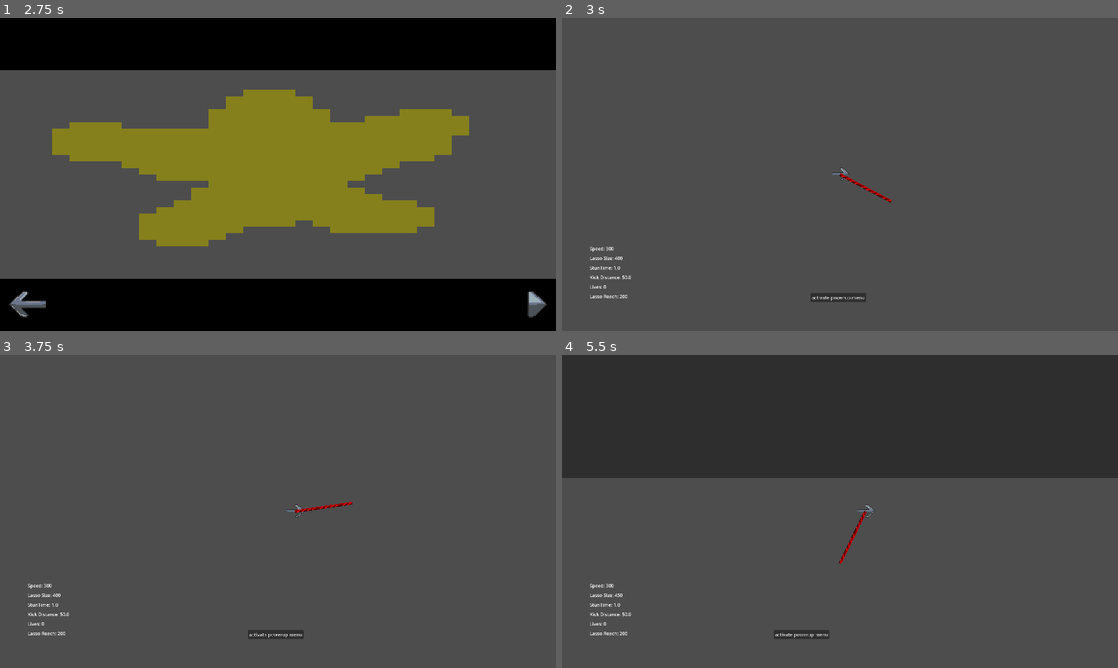
Above: before the commit, frames 1-4 (two rows, left to right).
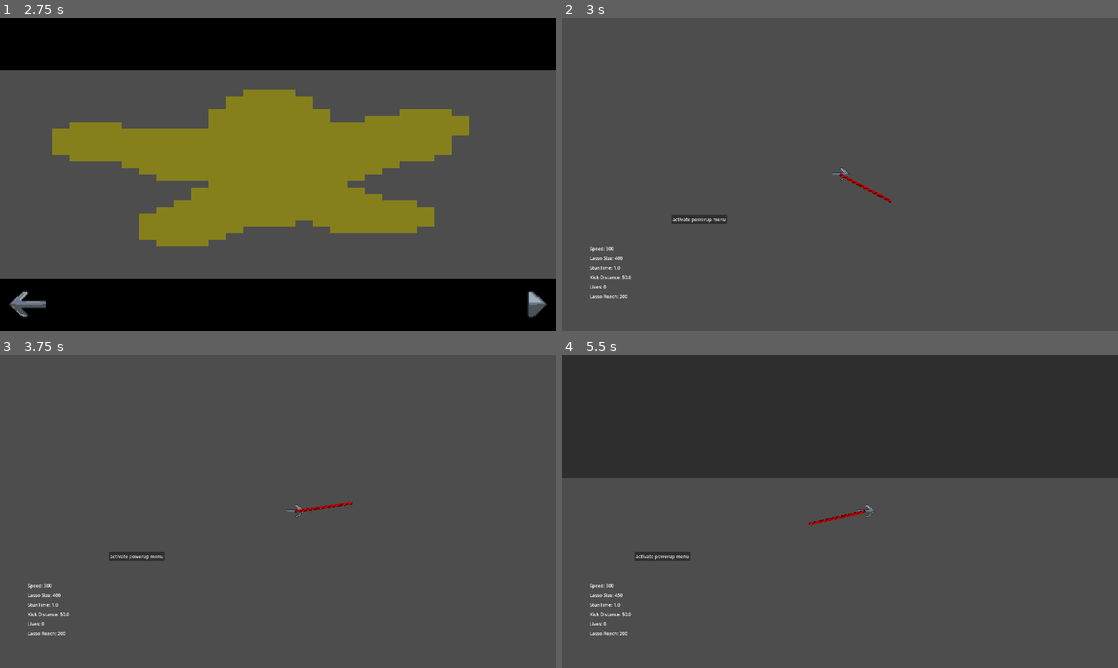
Above: after the commit, the same moments.

Repository: kinghos/GMTK-Game-Jam-2025
Game: Godot game, scene res://scenes/ui/title_screen.tscn
Same seed, same stepped clock (60 frames per second), same inputs: the game is played once before the commit and once after it.
Inputs (mouse positions are in pixels of both pictures, inside the frame that each line leads up to):
- Up to frame 1 (2.75 s): click "PLAY" at 0.5 s; click (528, 305) at 1.25 s; click (528, 305) at 2 s
- Up to frame 2 (3 s): click (1095, 309) at 2.75 s
- Up to frame 3 (3.75 s): tap Enter at 3.5 s; move the mouse to (400, 495) at 3.52 s; hold Right (Right) from 3.53 s (still down); hold Space (Kick) from 3.53 s (still down); click (400, 495) at 3.67 s
- Up to frame 4 (5.5 s): release Right (Right) at 4.25 s; release Space (Kick) at 4.25 s; click "activate powerup menu" at 4.25 s; click "LassoSize" at 5 s

Frame 1 is identical in both runs. In frame 2, 0.5% of the frame differs, in the area x 19-55%, y 62-91%; in frame 3, 0.5%; in frame 4, 0.7%, in the area x 13-55%, y 49-91%.

Commit message:
tileset + base level changes

Diff:
--- a/scenes/levels/base_level.tscn
+++ b/scenes/levels/base_level.tscn
@@ -1,30 +1,159 @@
-[gd_scene load_steps=9 format=3 uid="uid://dow5jdyygni3s"]
+[gd_scene load_steps=11 format=3 uid="uid://dow5jdyygni3s"]
 
 [ext_resource type="Script" uid="uid://bmvevy34gpj8u" path="res://scenes/level.gd" id="1_earhg"]
-[ext_resource type="Texture2D" uid="uid://dv4dd8ca7qfdr" path="res://assets/graphics/sprites/floor.png" id="2_u6ue0"]
+[ext_resource type="Texture2D" uid="uid://d2brulbka1pa" path="res://assets/graphics/sprites/tileset.png" id="2_3rriw"]
 [ext_resource type="PackedScene" uid="uid://byg6xjjjpdp1o" path="res://scenes/ui/game_ui.tscn" id="3_fal5o"]
-[ext_resource type="PackedScene" uid="uid://c2d3oaak7o717" path="res://scenes/ui/pause_menu.tscn" id="4_b0lsh"]
+[ext_resource type="PackedScene" path="res://scenes/ui/pause_menu.tscn" id="4_b0lsh"]
 [ext_resource type="PackedScene" uid="uid://dtxp55d6fo5rt" path="res://scenes/Player.tscn" id="5_3rj88"]
 [ext_resource type="PackedScene" uid="uid://k3vx7abiijuu" path="res://scenes/lasso.tscn" id="6_klwti"]
 
-[sub_resource type="TileSetAtlasSource" id="TileSetAtlasSource_8c41q"]
-texture = ExtResource("2_u6ue0")
+[sub_resource type="TileSetAtlasSource" id="TileSetAtlasSource_h4ce7"]
+texture = ExtResource("2_3rriw")
 texture_region_size = Vector2i(32, 32)
 0:0/0 = 0
 1:0/0 = 0
+2:0/0 = 0
+3:0/0 = 0
+4:0/0 = 0
+5:0/0 = 0
+0:1/0 = 0
 1:1/0 = 0
-0:1/0 = 0
+2:1/0 = 0
+3:1/0 = 0
+4:1/0 = 0
+5:1/0 = 0
+1:2/0 = 0
+2:2/0 = 0
+3:2/0 = 0
+4:2/0 = 0
+0:3/0 = 0
+1:3/0 = 0
+4:3/0 = 0
+0:4/0 = 0
+1:4/0 = 0
+4:4/0 = 0
+1:5/0 = 0
+2:5/0 = 0
+3:5/0 = 0
+4:5/0 = 0
 
 [sub_resource type="TileSet" id="TileSet_olg7q"]
-tile_size = Vector2i(32, 16)
-sources/1 = SubResource("TileSetAtlasSource_8c41q")
+tile_size = Vector2i(32, 32)
+sources/0 = SubResource("TileSetAtlasSource_h4ce7")
+
+[sub_resource type="TileSetAtlasSource" id="TileSetAtlasSource_3rriw"]
+texture = ExtResource("2_3rriw")
+0:0/0 = 0
+1:0/0 = 0
+2:0/0 = 0
+3:0/0 = 0
+4:0/0 = 0
+5:0/0 = 0
+6:0/0 = 0
+7:0/0 = 0
+8:0/0 = 0
+9:0/0 = 0
+10:0/0 = 0
+11:0/0 = 0
+0:1/0 = 0
+1:1/0 = 0
+2:1/0 = 0
+3:1/0 = 0
+4:1/0 = 0
+5:1/0 = 0
+6:1/0 = 0
+7:1/0 = 0
+8:1/0 = 0
+9:1/0 = 0
+10:1/0 = 0
+11:1/0 = 0
+0:2/0 = 0
+1:2/0 = 0
+2:2/0 = 0
+3:2/0 = 0
+4:2/0 = 0
+5:2/0 = 0
+6:2/0 = 0
+7:2/0 = 0
+8:2/0 = 0
+9:2/0 = 0
+10:2/0 = 0
+11:2/0 = 0
+0:3/0 = 0
+1:3/0 = 0
+2:3/0 = 0
+3:3/0 = 0
+4:3/0 = 0
+5:3/0 = 0
+6:3/0 = 0
+7:3/0 = 0
+8:3/0 = 0
+9:3/0 = 0
+10:3/0 = 0
+11:3/0 = 0
+2:4/0 = 0
+3:4/0 = 0
+4:4/0 = 0
+5:4/0 = 0
+6:4/0 = 0
+7:4/0 = 0
+8:4/0 = 0
+9:4/0 = 0
+2:5/0 = 0
+3:5/0 = 0
+4:5/0 = 0
+5:5/0 = 0
+6:5/0 = 0
+7:5/0 = 0
+8:5/0 = 0
+9:5/0 = 0
+0:6/0 = 0
+1:6/0 = 0
+2:6/0 = 0
+9:6/0 = 0
+0:7/0 = 0
+1:7/0 = 0
+2:7/0 = 0
+9:7/0 = 0
+0:8/0 = 0
+1:8/0 = 0
+2:8/0 = 0
+9:8/0 = 0
+0:9/0 = 0
+1:9/0 = 0
+2:9/0 = 0
+9:9/0 = 0
+2:10/0 = 0
+3:10/0 = 0
+4:10/0 = 0
+5:10/0 = 0
+6:10/0 = 0
+7:10/0 = 0
+8:10/0 = 0
+9:10/0 = 0
+2:11/0 = 0
+3:11/0 = 0
+4:11/0 = 0
+5:11/0 = 0
+6:11/0 = 0
+7:11/0 = 0
+8:11/0 = 0
+9:11/0 = 0
+
+[sub_resource type="TileSet" id="TileSet_h4ce7"]
+sources/0 = SubResource("TileSetAtlasSource_3rriw")
 
 [node name="Level" type="Node2D"]
 script = ExtResource("1_earhg")
 
-[node name="Floor" type="TileMapLayer" parent="."]
+[node name="Tilemap" type="Node2D" parent="."]
+
+[node name="Floor" type="TileMapLayer" parent="Tilemap"]
 z_index = -5
 tile_set = SubResource("TileSet_olg7q")
+
+[node name="Fences" type="TileMapLayer" parent="Tilemap"]
+tile_set = SubResource("TileSet_h4ce7")
 
 [node name="GameUI" parent="." instance=ExtResource("3_fal5o")]
 
--- a/scenes/levels/level_1.tscn
+++ b/scenes/levels/level_1.tscn
@@ -1,8 +1,11 @@
-[gd_scene load_steps=2 format=3 uid="uid://bbiukhjm8lc4s"]
+[gd_scene load_steps=2 format=3 uid="uid://c6snvj3uh4hml"]
 
 [ext_resource type="PackedScene" uid="uid://dow5jdyygni3s" path="res://scenes/levels/base_level.tscn" id="1_ksju7"]
 
 [node name="Level" instance=ExtResource("1_ksju7")]
+
+[node name="Player" parent="." index="3"]
+position = Vector2(960, 540)
 
 [node name="Button" type="Button" parent="." index="7"]
 offset_left = 378.0
Binary file added: assets/graphics/sprites/tileset.png
Not shown, added: assets/graphics/sprites/tileset.png.import
